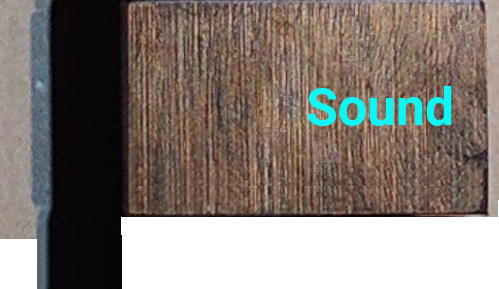
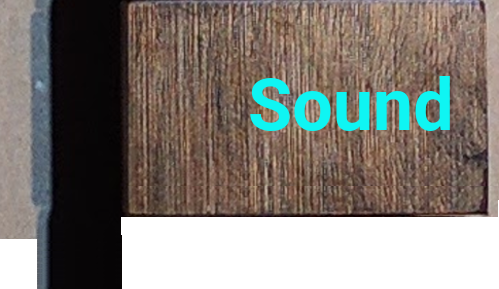
Two versions of the same layered image (499x289). Layer-by-layer changes:
painted on "Sound" over (250, 76, 452, 131)
